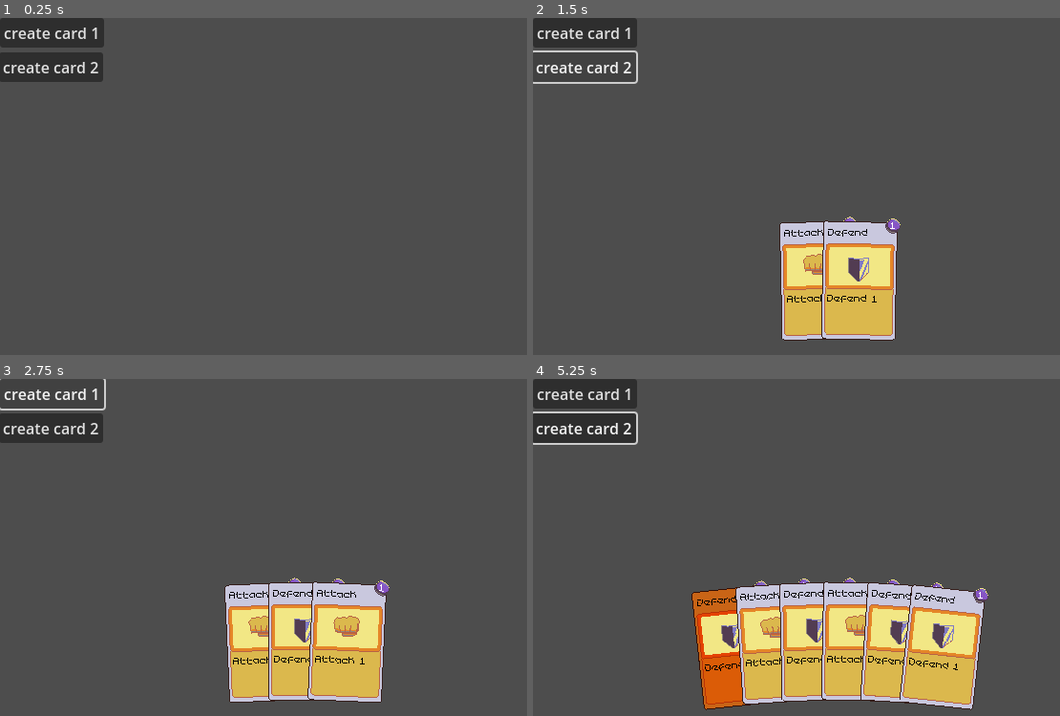
Above: before the commit, frames 1-4 (two rows, left to right).
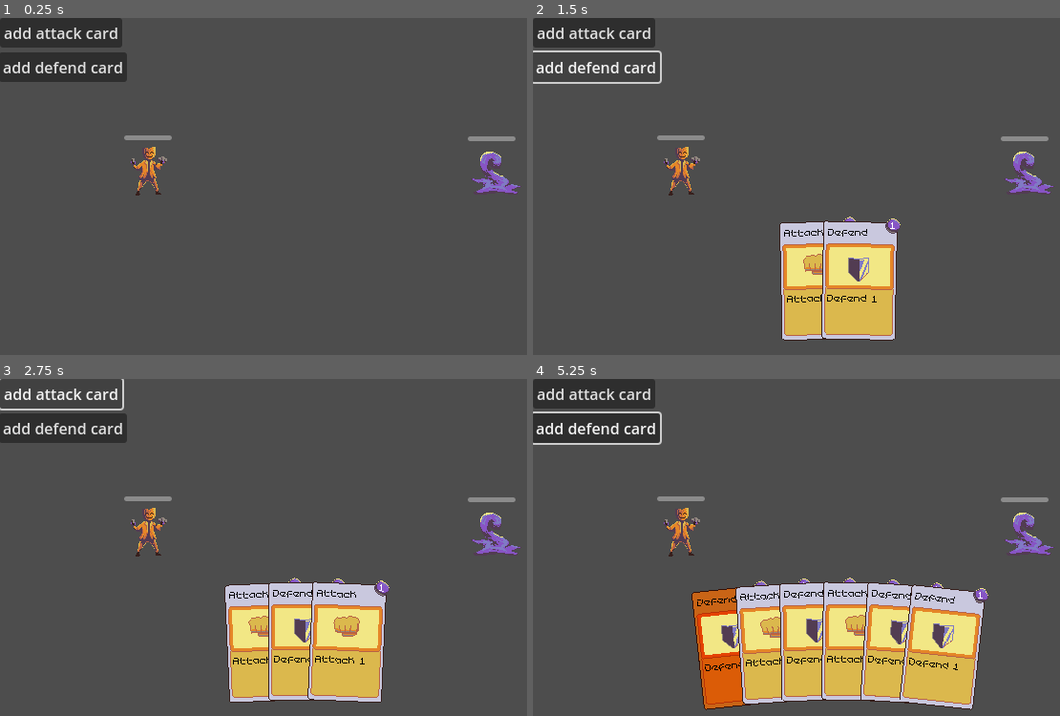
Above: after the commit, the same moments.

Repository: Webbly25/Card-Tutorial
Game: Godot game, scene res://scenes/main.tscn
The game is run twice, just before and just after one commit, with the same random seed, the same clock (stepped at 60 frames per second) and the same inputs.
Inputs (mouse positions are in pixels of both pictures, inside the frame that each line leads up to):
- Up to frame 1 (0.25 s): no input
- Up to frame 2 (1.5 s): click "create card 1" (after the commit: "add attack card") at 0.5 s; click "create card 2" (after the commit: "add defend card") at 1.25 s
- Up to frame 3 (2.75 s): click "create card 1" (after the commit: "add attack card") at 2 s
- Up to frame 4 (5.25 s): click "create card 2" (after the commit: "add defend card") at 2.75 s; click "create card 1" (after the commit: "add attack card") at 3.5 s; click "create card 2" (after the commit: "add defend card") at 4.25 s; tap Enter at 5 s; move the mouse to (733, 648) at 5.02 s; press the mouse at (733, 648) at 5.03 s

The runs differ from the first frame. In frame 1, 2.3% of the frame differs, in the area x 0-99%, y 0-53%; in frame 2, 2.1%; in frame 3, 2.1%; in frame 4, 2.4%.

Commit message:
feat: player scene

Diff:
--- /dev/null
+++ b/scenes/character.tscn
@@ -0,0 +1,20 @@
+[gd_scene load_steps=2 format=3 uid="uid://dldr1n8cvtwtv"]
+
+[ext_resource type="Script" path="res://scripts/character.gd" id="1_3urg2"]
+
+[node name="Player" type="Node2D"]
+position = Vector2(-1, 0)
+script = ExtResource("1_3urg2")
+
+[node name="Sprite" type="Sprite2D" parent="."]
+position = Vector2(1, 0)
+
+[node name="HealthBar" type="ProgressBar" parent="."]
+offset_left = -26.0
+offset_top = -36.0
+offset_right = 24.0
+offset_bottom = -31.0
+max_value = 10.0
+step = 1.0
+value = 10.0
+show_percentage = false
--- a/scenes/main.tscn
+++ b/scenes/main.tscn
@@ -1,27 +1,20 @@
-[gd_scene load_steps=3 format=3 uid="uid://cd717o3b26mih"]
+[gd_scene load_steps=5 format=3 uid="uid://np1cly8g8i2r"]
 
-[ext_resource type="Script" path="res://scripts/main.gd" id="1_f36ci"]
-[ext_resource type="PackedScene" uid="uid://uepfpfylrir" path="res://scenes/hand.tscn" id="2_nexqy"]
+[ext_resource type="PackedScene" uid="uid://dldr1n8cvtwtv" path="res://scenes/character.tscn" id="1_4k8l8"]
+[ext_resource type="Texture2D" uid="uid://bbgeckmnorkey" path="res://assets/sprites/player_character.png" id="1_bq8mu"]
+[ext_resource type="PackedScene" uid="uid://cd717o3b26mih" path="res://scenes/deck.tscn" id="1_vfwxn"]
+[ext_resource type="Texture2D" uid="uid://c7wh5dn58dadl" path="res://assets/sprites/enemy_character.png" id="2_grunp"]
 
 [node name="Main" type="Node2D"]
-script = ExtResource("1_f36ci")
 
-[node name="CanvasLayer" type="CanvasLayer" parent="."]
+[node name="GameScreen" type="Node2D" parent="."]
 
-[node name="Hand" parent="CanvasLayer" instance=ExtResource("2_nexqy")]
-position = Vector2(320, 1275)
+[node name="Player" parent="GameScreen" instance=ExtResource("1_4k8l8")]
+position = Vector2(156, 159)
+texture = ExtResource("1_bq8mu")
 
-[node name="Button" type="Button" parent="."]
-offset_right = 8.0
-offset_bottom = 8.0
-text = "create card 1"
+[node name="Enemy" parent="GameScreen" instance=ExtResource("1_4k8l8")]
+position = Vector2(516, 160)
+texture = ExtResource("2_grunp")
 
-[node name="Button2" type="Button" parent="."]
-offset_left = -1.0
-offset_top = 36.0
-offset_right = 108.0
-offset_bottom = 67.0
-text = "create card 2"
-
-[connection signal="pressed" from="Button" to="." method="_on_button_pressed"]
-[connection signal="pressed" from="Button2" to="." method="_on_button_2_pressed"]
+[node name="Deck" parent="." instance=ExtResource("1_vfwxn")]
--- /dev/null
+++ b/scripts/character.gd
@@ -0,0 +1,20 @@
+@tool
+
+class_name Character
+extends Node2D
+
+@export var max_health: int = 10
+@export var current_health: int = 10
+@export var texture: Texture2D
+
+# Called when the node enters the scene tree for the first time.
+func _ready():
+	$Sprite.texture = texture
+
+# Called every frame. 'delta' is the elapsed time since the previous frame.
+func _process(_delta):
+	pass
+
+func set_health(_health) -> void:
+	current_health = _health if _health < max_health else max_health
+	$HealthBar.value = current_health
--- a/scripts/hand.gd
+++ b/scripts/hand.gd
@@ -25,8 +25,7 @@
 			var max_idx = calc_highlight_idx()
 			var card = remove_card(max_idx)
 			touched_idxs.erase(max_idx)
-			# TODO: remove this since card will passed to a different script
-			card.queue_free()
+			card_activated.emit(card)
 
 # Called every frame. 'delta' is the elapsed time since the previous frame.
 func _process(_delta) -> void:
Not shown: 1 places in scenes/hand.tscn that only renumber resources
